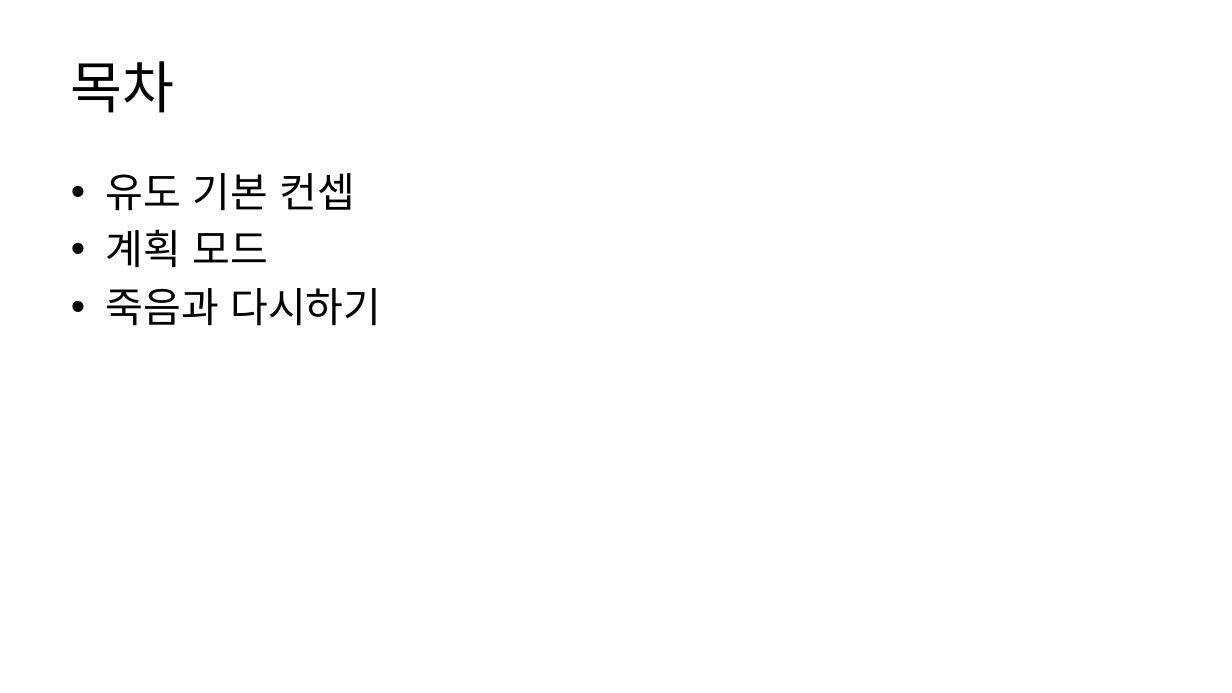
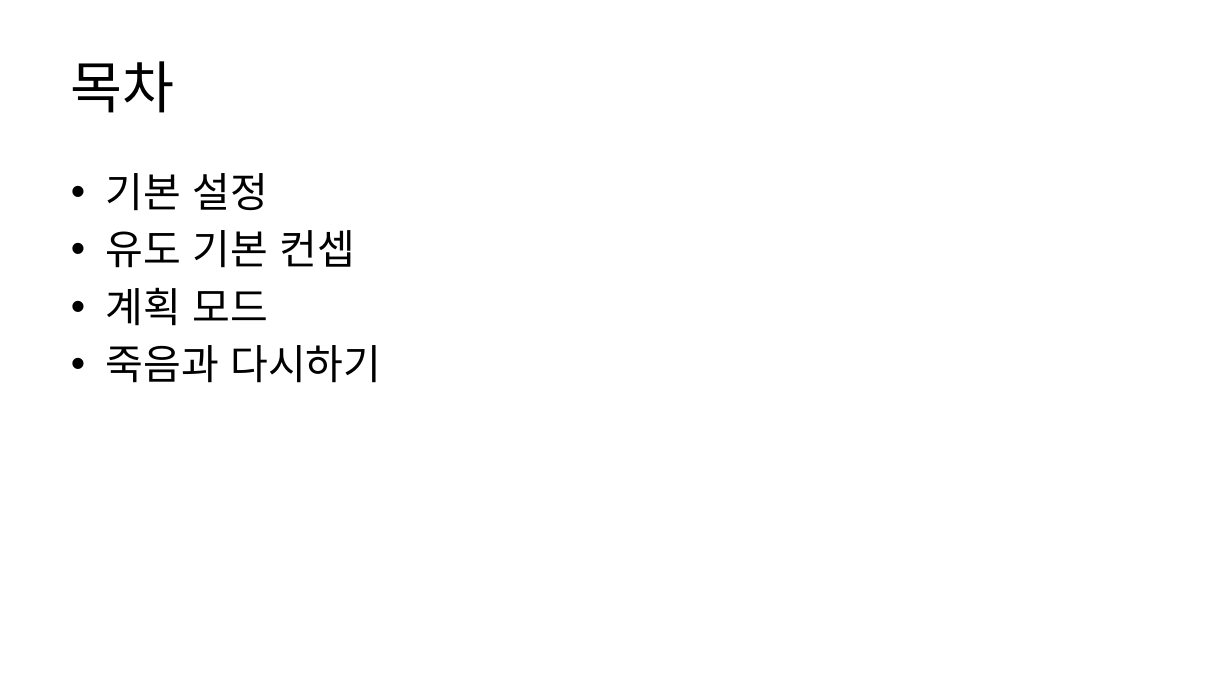
Before and after one commit to Penguin-God/Human_Doll_Play, a slide deck: slide 2 of 기획/문서/유도 시스템.pptx. Drawn at 1232x693 pixels with LibreOffice and Linux fonts; fonts in the diff are those of the drawing. Boxes give left, top, right and bottom in pixels: in the first picture for what was removed or moved away, otherwise in the second. Text is boxed around its words. In the diff, an @@ line names an element or a change of style, - is before the commit and + after.

```diff
--- a/기획/문서/유도 시스템.pptx
+++ b/기획/문서/유도 시스템.pptx
@@ text at (105, 173, 269, 211): paragraph added @@
+• 기본 설정
```
Also in this commit, not shown: 5 other slides changed, 1 slide added, 3 slides removed, 2 other files.
